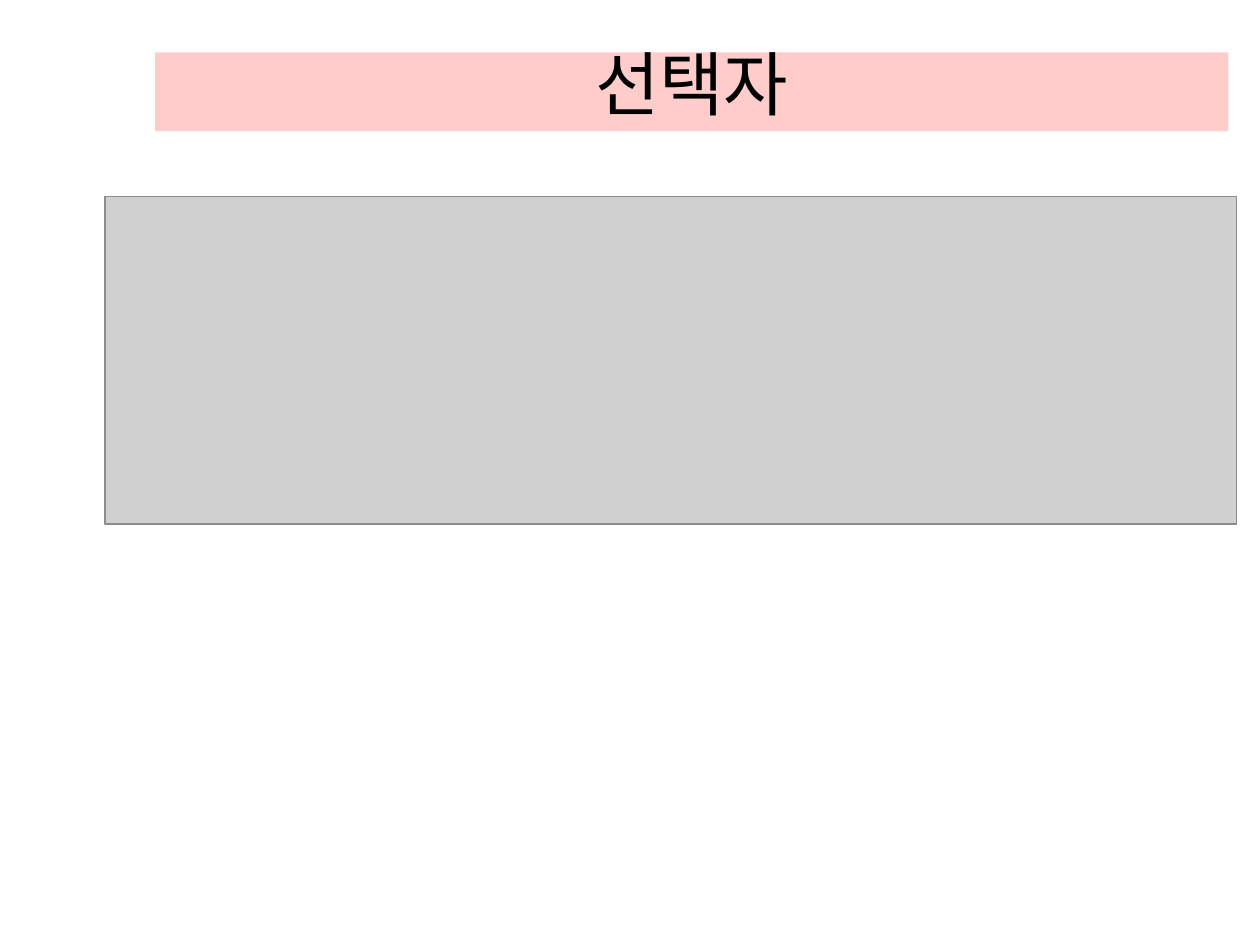
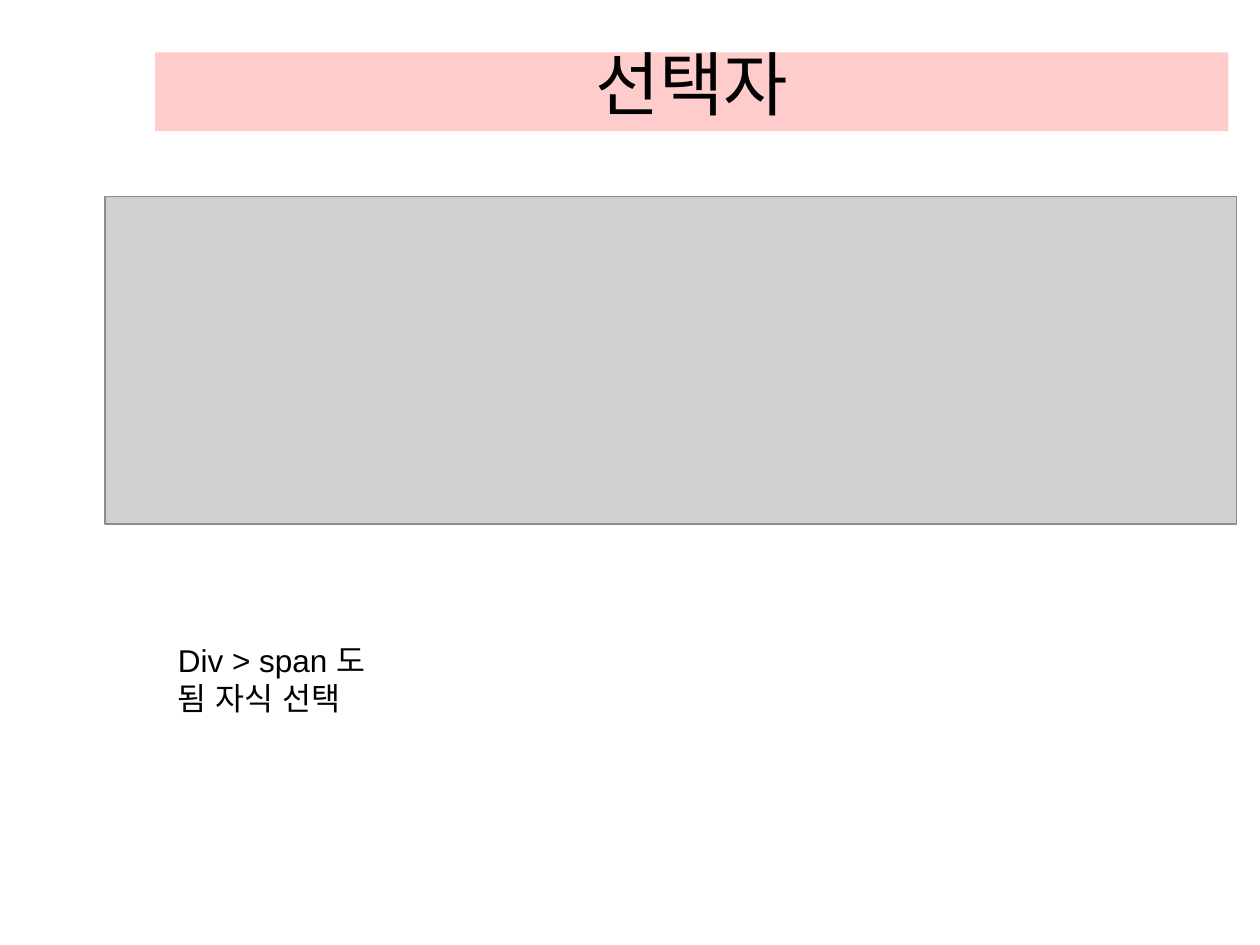
Before and after one commit to makee-ham/ezenFront, a slide deck: slide 7 of JavaScript/제12장 JQUERY, Ajax, JSON(강의).pptx. Drawn at 1260x945 pixels with LibreOffice and Linux fonts; fonts in the diff are those of the drawing; grey boxes stand for pictures; background and template pictures are left out. Boxes give left, top, right and bottom in pixels: in the first picture for what was removed or moved away, otherwise in the second. Text is boxed around its words. In the diff, an @@ line names an element or a change of style, - is before the commit and + after.

```diff
--- a/JavaScript/제12장 JQUERY, Ajax, JSON(강의).pptx
+++ b/JavaScript/제12장 JQUERY, Ajax, JSON(강의).pptx
@@ text added at (178,648,365,713), 18 pt, text #000000 @@
+Div > span 도 됨 자식 선택
```
Also in this commit, not shown: 1 other slide changed, 12 other files.
